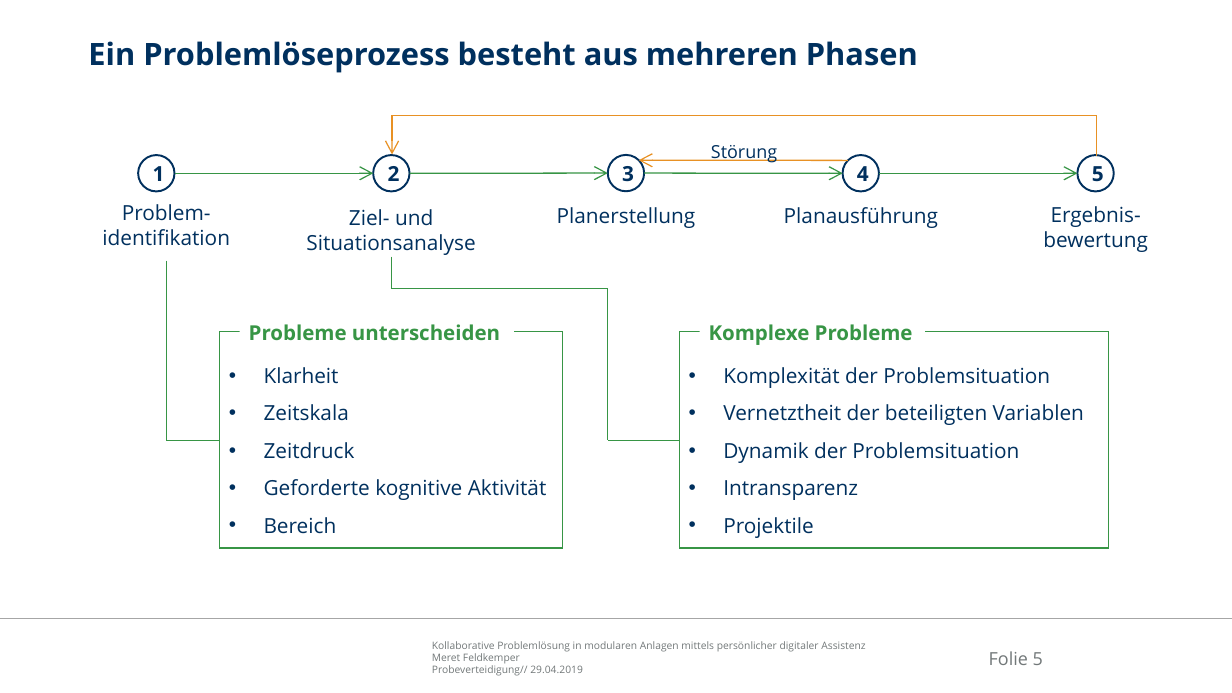
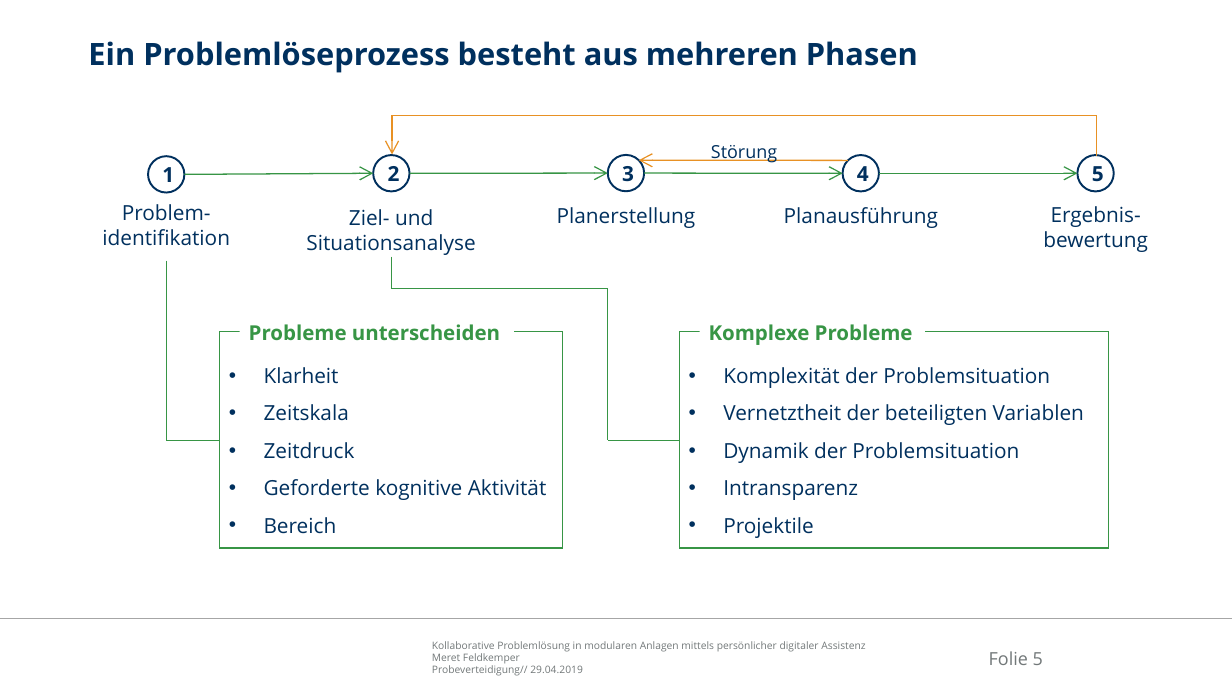
Before and after one commit to Ral3007/Diplomarbeit, a slide deck: slide 5 of Dokumente/Präsentationen/2019-04-29_DA_Feldkemper_Probeverteidigung.pptx. Drawn at 1232x693 pixels with LibreOffice and Linux fonts; fonts in the diff are those of the drawing; background and template pictures are left out. Boxes give left, top, right and bottom in pixels: in the first picture for what was removed or moved away, otherwise in the second. Text is boxed around its words. In the diff, an @@ line names an element or a change of style, - is before the commit and + after.

```diff
--- a/Dokumente/Präsentationen/2019-04-29_DA_Feldkemper_Probeverteidigung.pptx
+++ b/Dokumente/Präsentationen/2019-04-29_DA_Feldkemper_Probeverteidigung.pptx
@@ ellipse "1": place and size @@
-ellipse "1" at (139,155,175,191)
+ellipse "1" at (148,156,184,192)
@@ arrow moved from (175, 174) - (373, 174) to (185, 175) - (373, 174) @@
```
Also in this commit, not shown: 8 other slides changed, 2 slides added, 3 slides removed, 1 other file.
